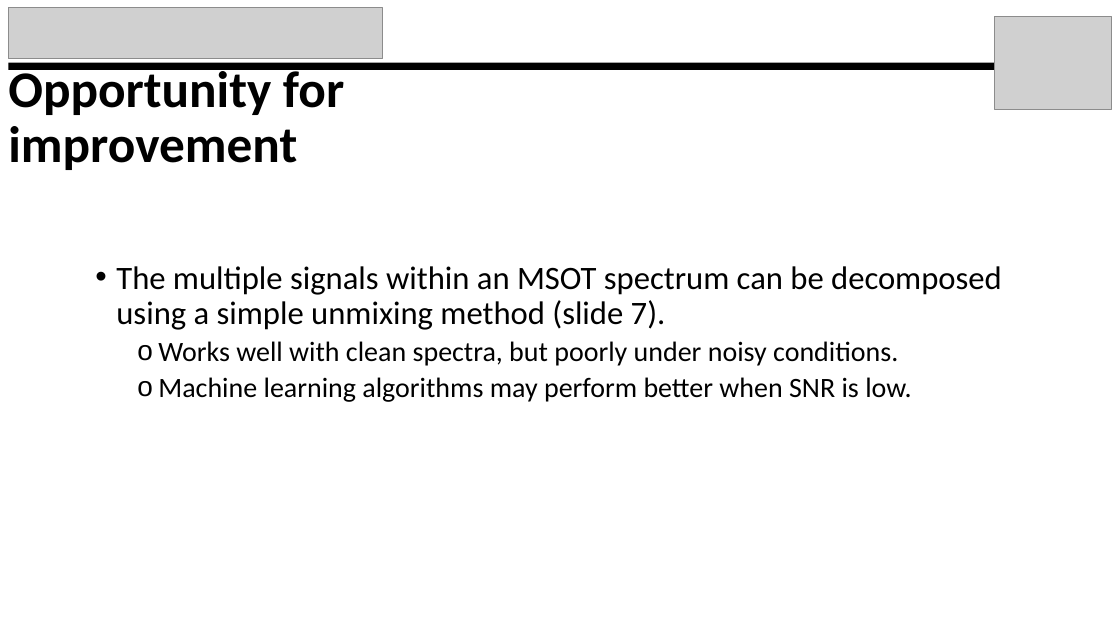
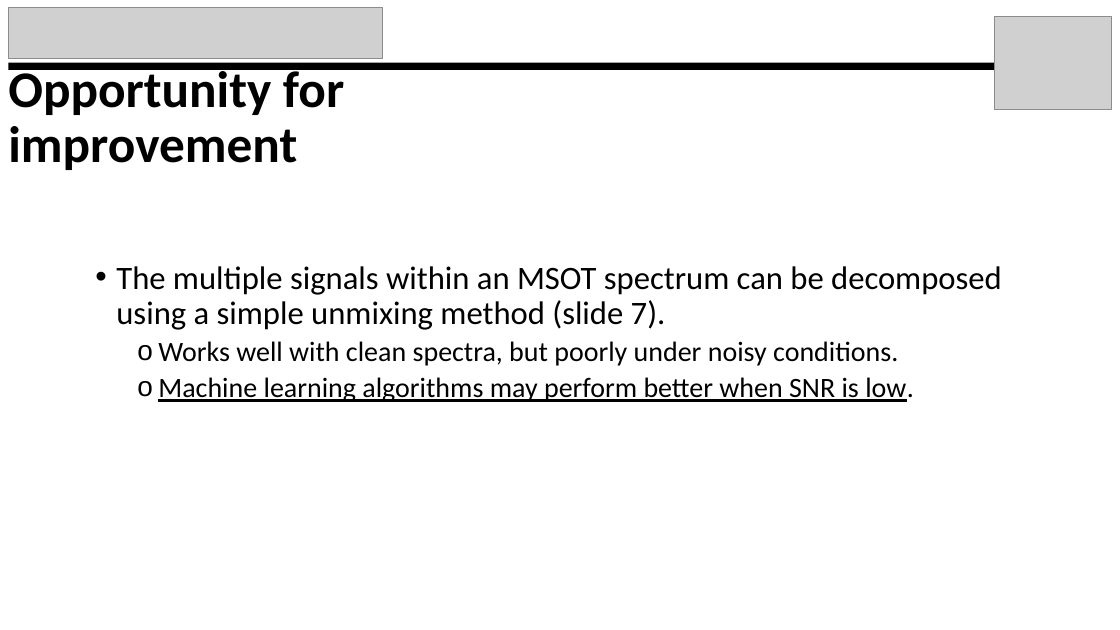
Before and after one commit to kylemjonesislanders/md-anderson, a slide deck: slide 4 of spectral-unmixing/ppt_presentations/midterm_project_report.pptx. Drawn at 1120x630 pixels with LibreOffice and Linux fonts; fonts in the diff are those of the drawing; grey boxes stand for pictures. Boxes give left, top, right and bottom in pixels: in the first picture for what was removed or moved away, otherwise in the second. Text is boxed around its words. In the diff, an @@ line names an element or a change of style, - is before the commit and + after.

```diff
--- a/spectral-unmixing/ppt_presentations/midterm_project_report.pptx
+++ b/spectral-unmixing/ppt_presentations/midterm_project_report.pptx
@@ text at box(158, 377, 914, 402): underline on in "Machine learning algorithms may perform better when ..." @@
```
Also in this commit, not shown: 8 other slides changed.
